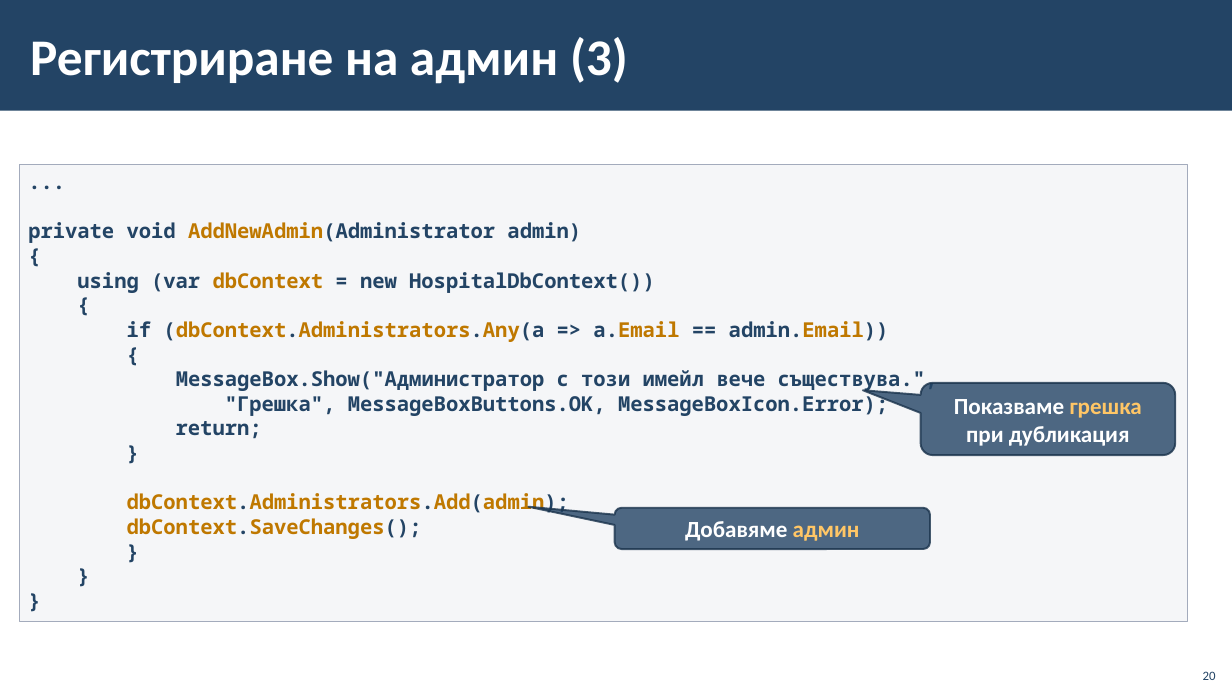
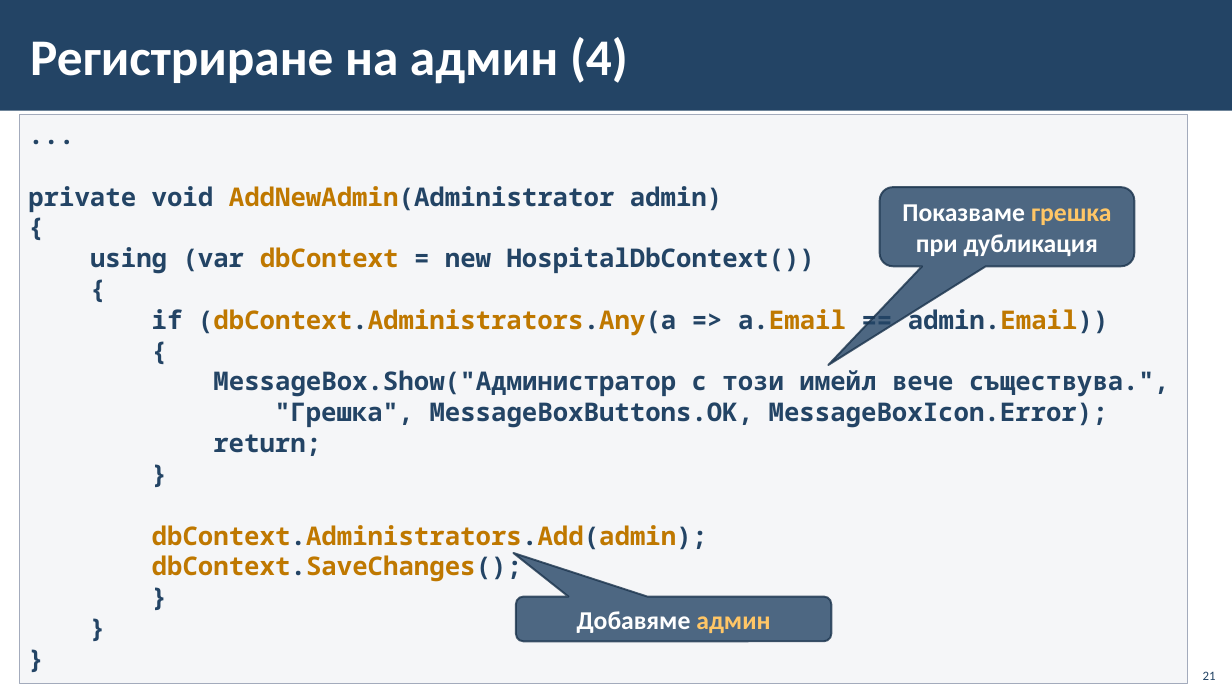
Before and after one commit to BG-IT-Edu/School-Programming, a slide deck: slide 21 of Courses/Software-Sciences/Module-4-Information-Systems-New/12-Implementation-of-Information-System/12-Implementation-of-Information-System-First-Part.pptx (slide 20 before the commit). Drawn at 1232x693 pixels with LibreOffice and Linux fonts; fonts in the diff are those of the drawing; background and template pictures are left out. Boxes give left, top, right and bottom in pixels: in the first picture for what was removed or moved away, otherwise in the second. Text is boxed around its words. In the diff, an @@ line names an element or a change of style, - is before the commit and + after.

```diff
--- a/Courses/Software-Sciences/Module-4-Information-Systems-New/12-Implementation-of-Information-System/12-Implementation-of-Information-System-First-Part.pptx
+++ b/Courses/Software-Sciences/Module-4-Information-Systems-New/12-Implementation-of-Information-System/12-Implementation-of-Information-System-First-Part.pptx
@@ title at box(30, 37, 628, 84): text changed @@
-Регистриране на админ (3)
+Регистриране на админ (4)
@@ rectangle "...": place and size @@
-rectangle "..." at box(19, 165, 1189, 622)
+rectangle "..." at box(19, 115, 1189, 684)
@@ rectangle "..." at box(19, 115, 1189, 684): size 16 to 20 pt @@
@@ rounded speech box "Показваме грешка при дубликация" at box(880, 188, 1135, 267): size 18 to 20 pt; proportions changed @@
@@ rounded speech box "Показваме грешка при дубликация": place and size @@
-rounded speech box "Показваме грешка при дубликация" at box(921, 383, 1176, 455)
+rounded speech box "Показваме грешка при дубликация" at box(880, 188, 1135, 267)
@@ rounded speech box "Добавяме админ": place and size @@
-rounded speech box "Добавяме админ" at box(615, 508, 930, 550)
+rounded speech box "Добавяме админ" at box(516, 597, 831, 641)
@@ rounded speech box "Добавяме админ" at box(516, 597, 831, 641): size 18 to 20 pt; proportions changed @@
@@ page number at box(1203, 671, 1216, 680): text changed @@
-20
+21
```
Also in this commit, not shown: 12 other slides changed, 1 slide added.
